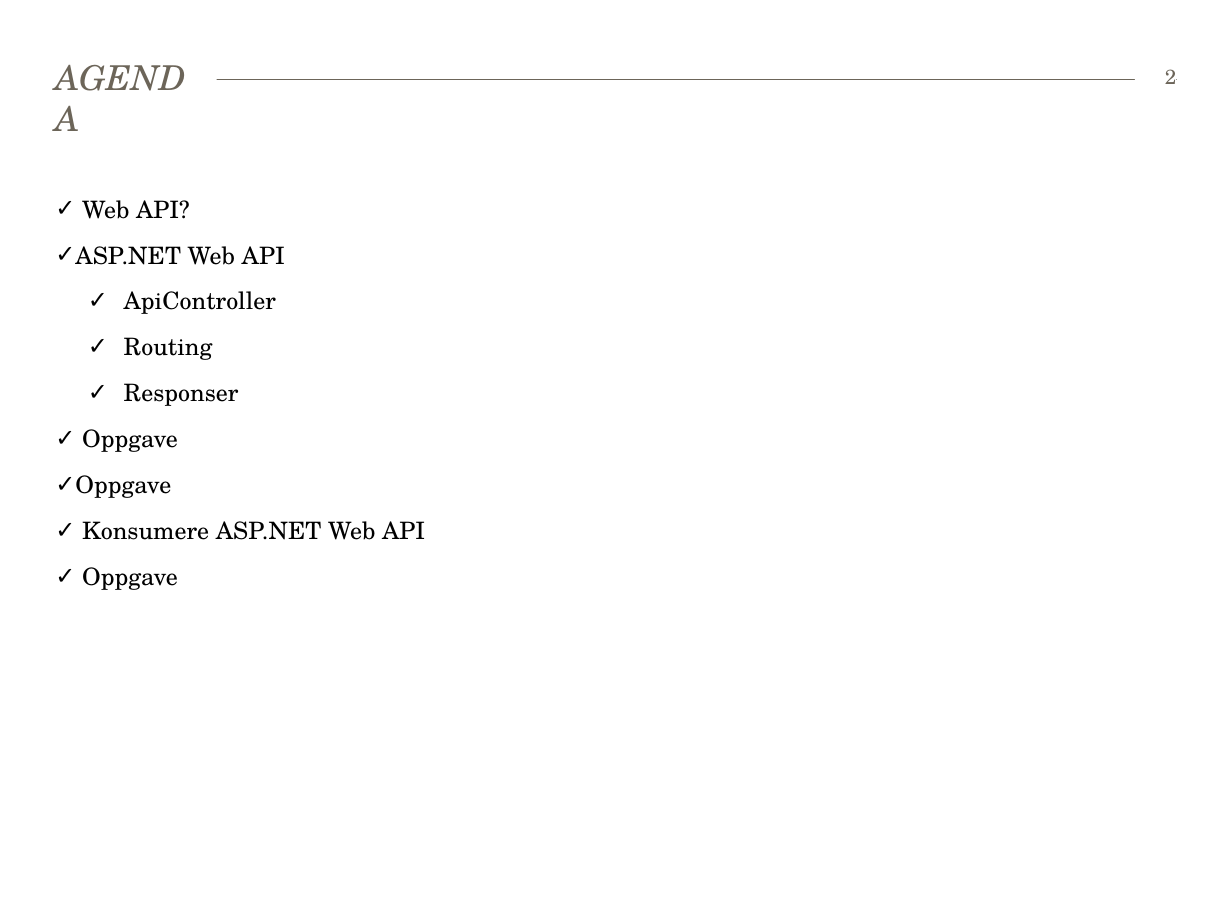
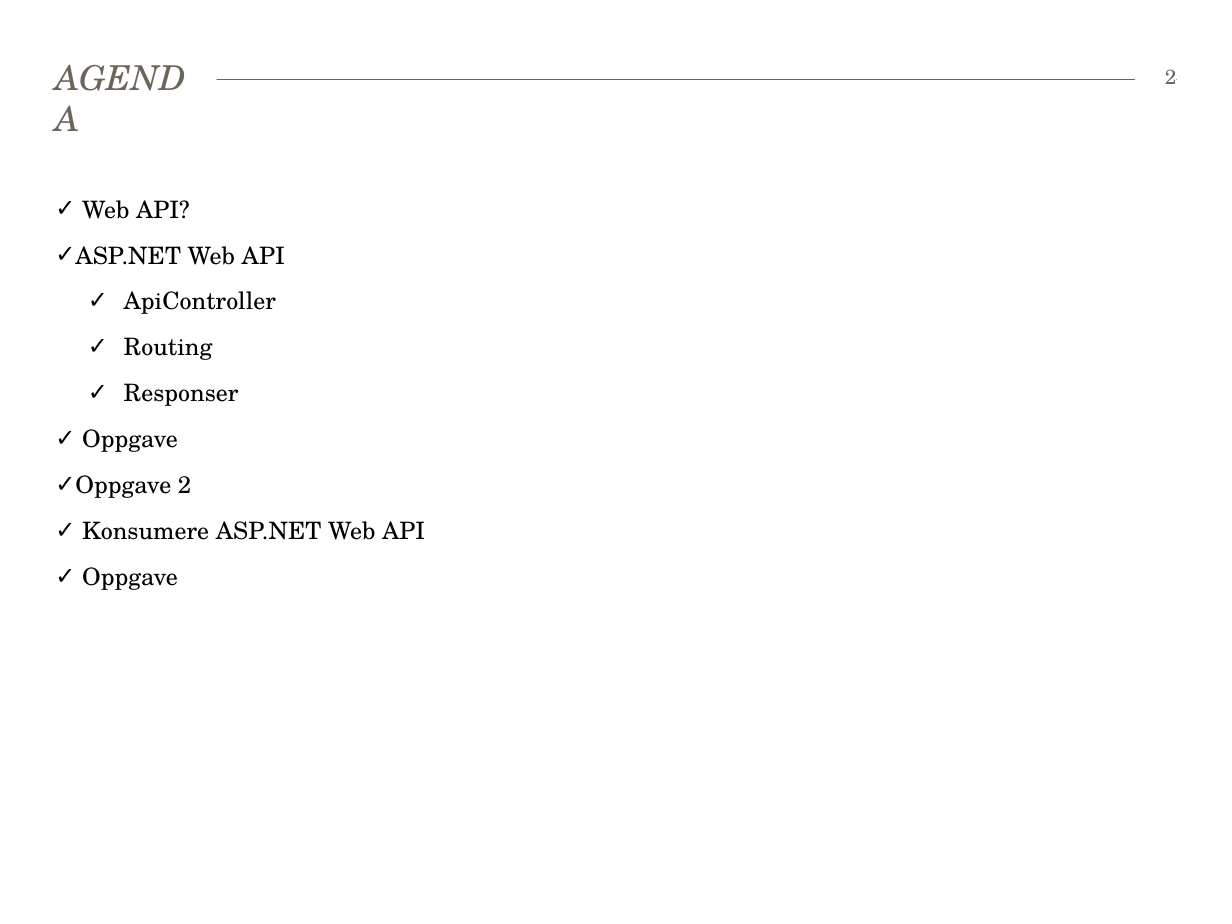
Before and after one commit to bekk/dotnetkurs, a slide deck: slide 2 of webapi/WebAPI.pptx. Drawn at 1232x924 pixels with LibreOffice and Linux fonts; fonts in the diff are those of the drawing. Boxes give left, top, right and bottom in pixels: in the first picture for what was removed or moved away, otherwise in the second. Text is boxed around its words. In the diff, an @@ line names an element or a change of style, - is before the commit and + after.

Commit message:
hei

```diff
--- a/webapi/WebAPI.pptx
+++ b/webapi/WebAPI.pptx
@@ text at (75,475,191,498): text changed @@
-✓ Oppgave
+✓ Oppgave 2
```
